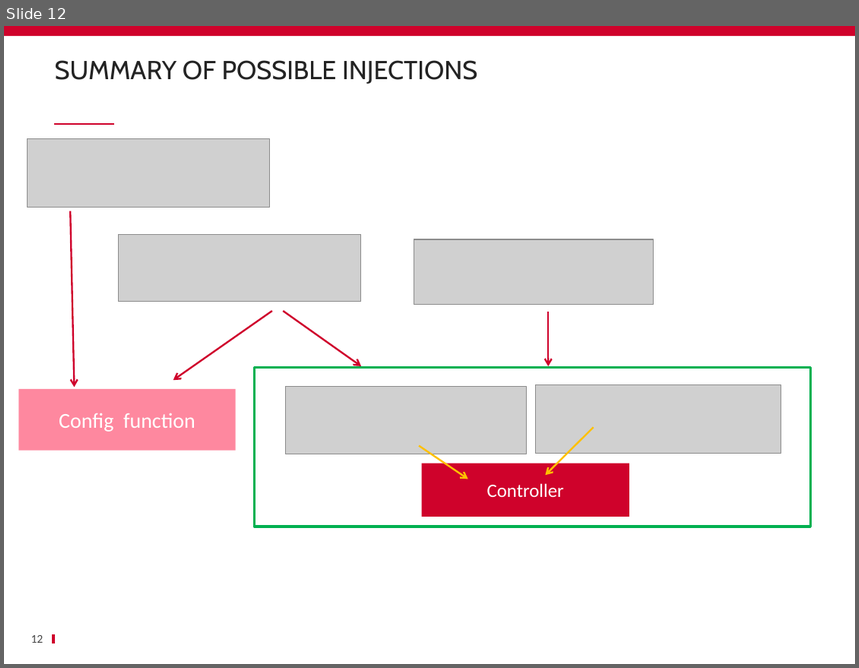
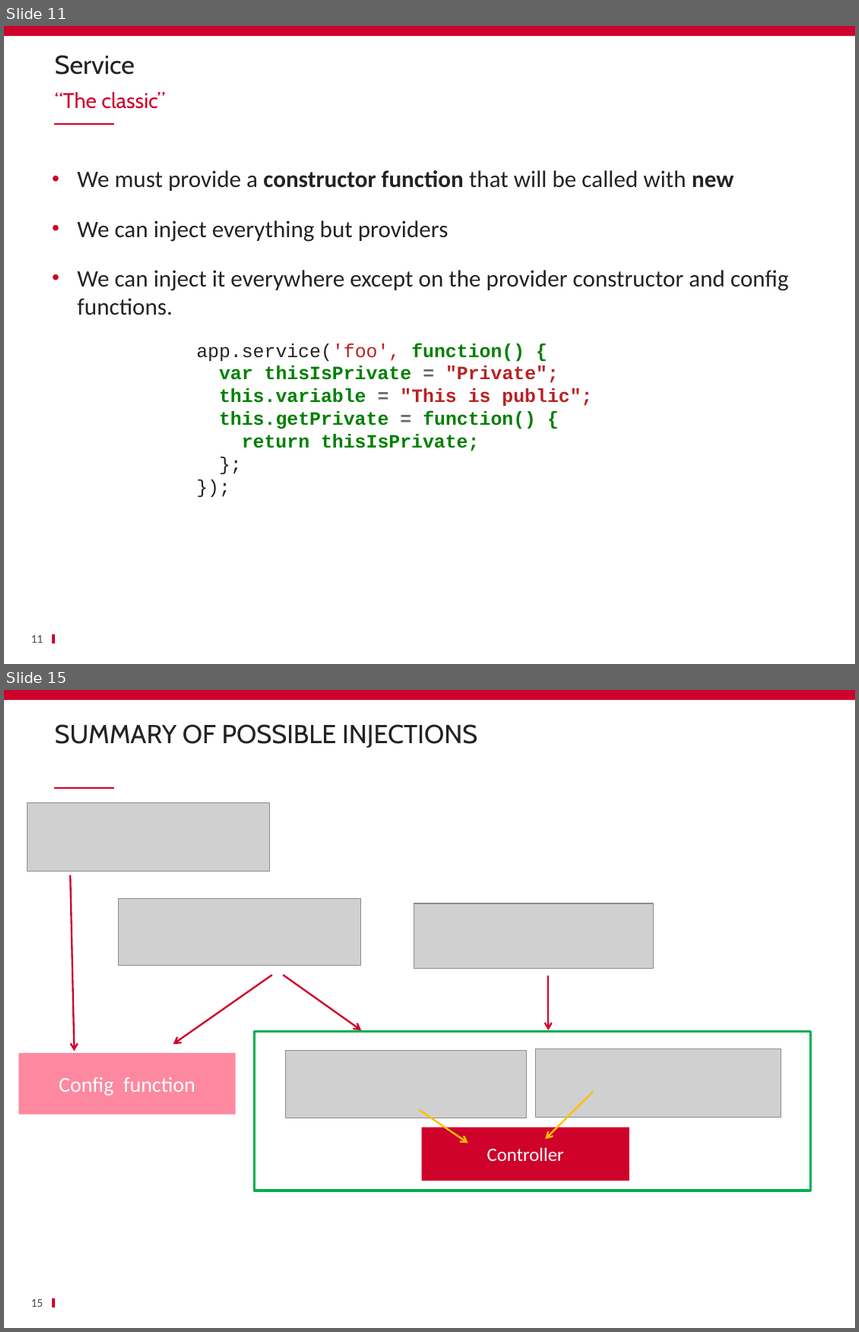
Before and after one commit to ycintre/formation-angularjs, a slide deck: 15 Custom services/Custom services.pptx. Shown one above the other, each under a label of ours: slide 12 before the commit, slides 11 and 15 after it; the slides between them are not shown. The pictures are 859x668 and 859x1332 pixels, drawn with LibreOffice and Linux fonts; fonts in the diff are those of the drawing; grey boxes stand for pictures; background and template pictures are left out. Boxes give left, top, right and bottom in pixels: in the first picture for what was removed or moved away, otherwise in the second. Text is boxed around its words. In the diff, an @@ line names an element or a change of style, - is before the commit and + after.

Commit message:
completely rework custom services slides

```diff
--- a/15 Custom services/Custom services.pptx
+++ b/15 Custom services/Custom services.pptx
@@ slide 11 added at box(4, 26, 855, 664), background #FFFFFF; not listed: 3 template elements that a slide beside it also shows @@
@@ title added at box(55, 55, 135, 75), 22 pt, text #232323 @@
+Service
@@ text added at box(55, 92, 165, 109), 18 pt, text #CF022B @@
+“The classic”
@@ text added at box(77, 170, 789, 316), 20 pt, text #232323 @@
+• We must provide a constructor function that will be called with new
+• We can inject everything but providers
+• We can inject it everywhere except on the provider constructor and config functions.
@@ text added at box(196, 343, 592, 452), 16 pt, text #008000, bold @@
+app.service('foo', function() {
+var thisIsPrivate = "Private";
+this.variable = "This is public";
+this.getPrivate = function() {
+return thisIsPrivate;
+};
+});
@@ page number added at box(31, 636, 44, 643), 10 pt, text #464646 @@
+11
@@ what was slide 12 is now slide 15 @@
@@ page number at box(31, 1300, 44, 1307): text changed @@
-12
+15
```
Also in this commit, not shown: 1 slide changed, 13 other slides added, 17 slides removed.
